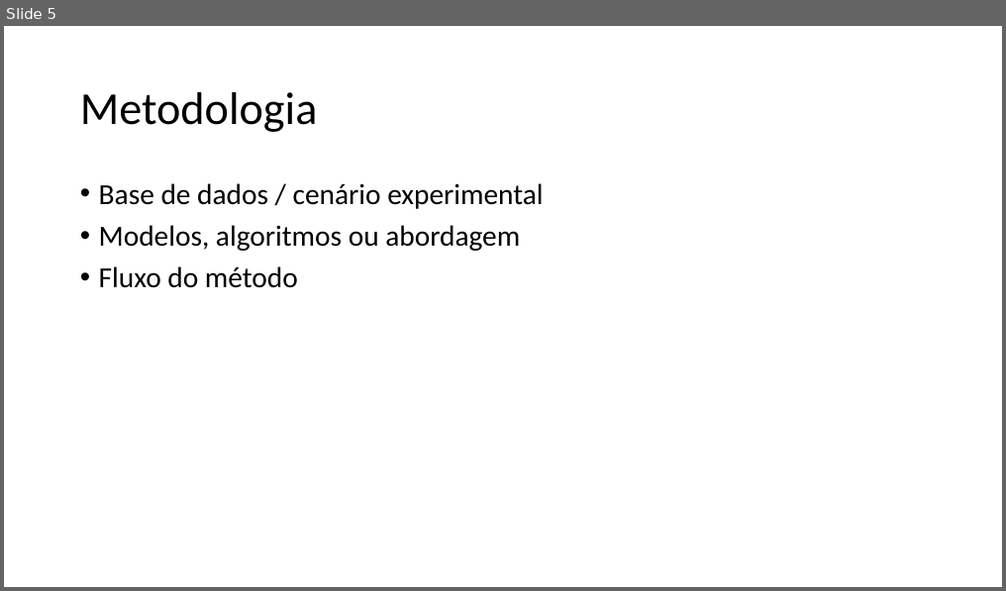
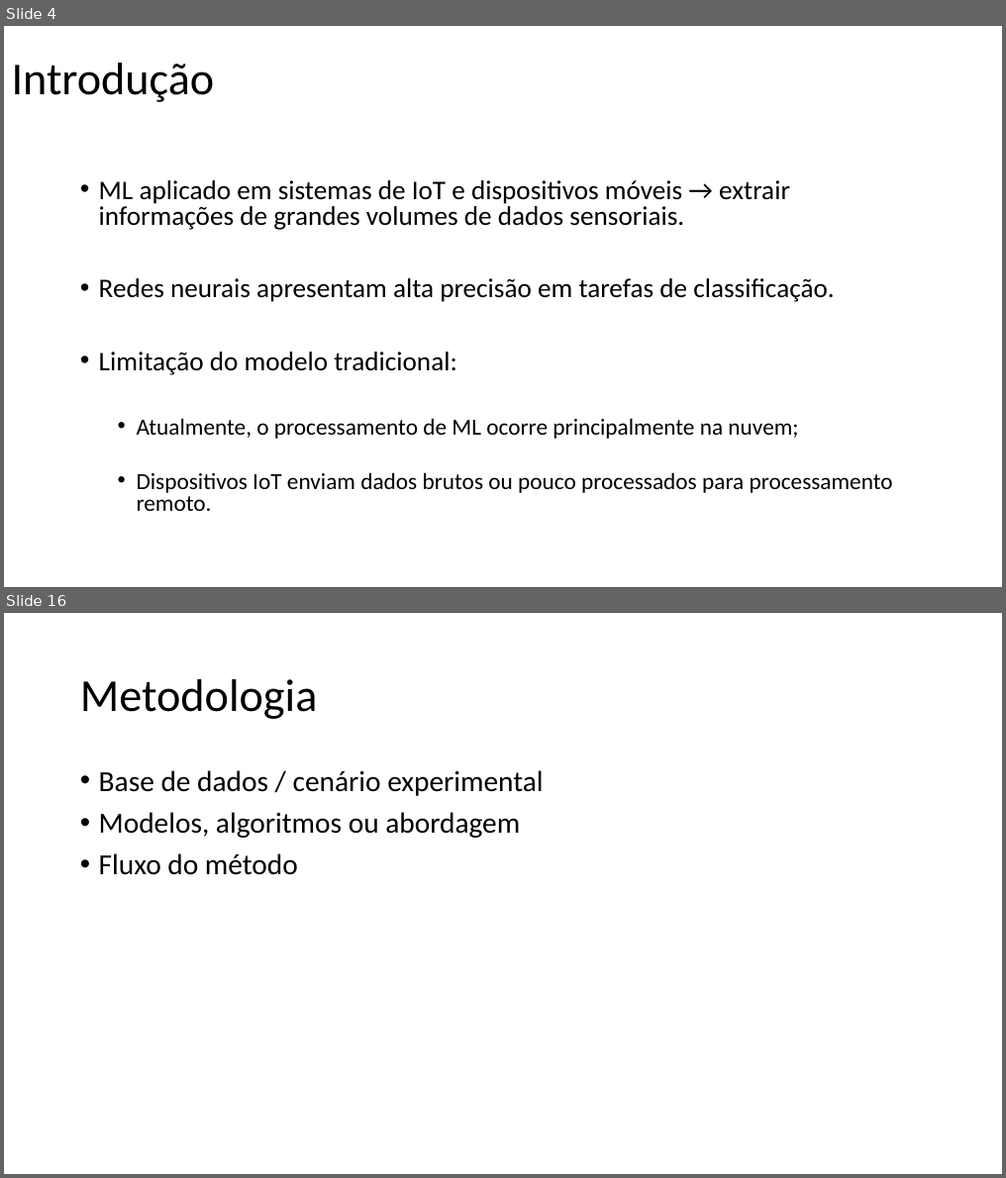
Before and after one commit to Scarpioni/gabriel-59-TP558, a slide deck: 2026/ciclo 1/TP558_X_Template (1).pptx. Shown one above the other, each under a label of ours: slide 5 before the commit, slides 4 and 16 after it; the slides between them are not shown. The pictures are 1006x591 and 1006x1178 pixels, drawn with LibreOffice and Linux fonts; fonts in the diff are those of the drawing. Boxes give left, top, right and bottom in pixels: in the first picture for what was removed or moved away, otherwise in the second. Text is boxed around its words. In the diff, an @@ line names an element or a change of style, - is before the commit and + after.

```diff
--- a/2026/ciclo 1/TP558_X_Template (1).pptx
+++ b/2026/ciclo 1/TP558_X_Template (1).pptx
@@ slide 4 added at (4, 26, 1002, 587), background #FFFFFF @@
@@ title added at (12, 63, 215, 102), 44 pt, text #000000 @@
+Introdução
@@ text added at (99, 180, 893, 511), 25.9 pt, text #000000 @@
+• ML aplicado em sistemas de IoT e dispositivos móveis → extrair informações de grandes volumes de dados sensoriais.
+• Redes neurais apresentam alta precisão em tarefas de classificação.
+• Limitação do modelo tradicional:
+  • Atualmente, o processamento de ML ocorre principalmente na nuvem;
+  • Dispositivos IoT enviam dados brutos ou pouco processados para processamento remoto.
@@ what was slide 5 is now slide 16 @@
```
Also in this commit, not shown: 1 slide changed, 24 other slides added, 3 slides removed.
